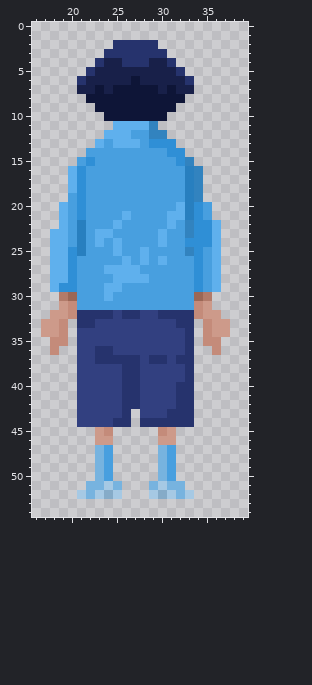
Edited in one commit: pixel-art sprite (5.png). That is the earlier state.
The file is 330x330 pixels, drawn in blocks of 6x6; one block is one cell here. Colours within 5 levels of each other are drawn and written as one. Shown: x 16..39, y 0..54.
After:
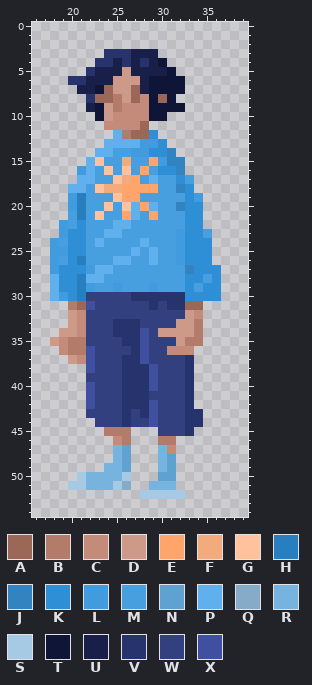
Palette (. is transparent): A #9b6756  B #b27b6a  C #c48b7a  D #cd9a8a  E #ffa46a  F #f1ab7d  G #ffc29c  H #287fbf  J #3283bf  K #2f8fd6  L #409bdf  M #489fdf  N #5fa1d1  P #5fb0ed  Q #85abc8  R #77b3df  S #a6c9e4  T #0e1537  U #182049  V #26336d  W #324080  X #3e509f
Diff:
@@ x 16..39 @@
  1 ........................
- 2 .........VVVVV..........
- 3 ........VVVVVVV.........
- 4 .......VUUVVVUUV........
- 5 ......VUUUUUUUUUV.......
- 6 .....VUUUUUTUUUUUV......
- 7 .....UUTUTTTTTUTUU......
- 8 ......TTTTTTTTTTT.......
- 9 .......TTTTTTTTT........
-10 ........TTTTTTT.........
-11 .........PPPPJ..........
-12 ........PPPMMJJ.........
-13 .......PMPPPMKKK........
-14 ......MMMMMMMMMKK.......
-15 .....MKMMMMMMMMMKJ......
-16 ....PKMMMMMMMMMMMHJ.....
-17 ....PKMMMMMMMMMMMHJ.....
-18 ....PKMMMMMMMMMMMHJ.....
-19 ....MKMMMMMMMMMMMHJ.....
-20 ...PMKMMMMMMMMMMPHKM....
-21 ...PMKMMMMPMMMMPPHKM....
-22 ...PMHMMMPMMMMMPMJKKP...
-23 ..PPMHMPPMMMMMPMMJKKP...
-24 ..PPMHMPMPMMMMPMMKKKP...
-25 ..PPKHMMMPMMPMMMMJKMP...
-26 ..PPKMMMMMPMPMPMMMKMP...
-27 ..PPKMMMPPPPMMMMMMKMP...
-28 ..PPKMMMMPPPPMMMMMKMP...
-29 ..PKKMMMPPMMMMMMMMKMP...
-30 ...BAMMMPMMMMMMMMMAB....
-31 ...DCMMMMMMMMMMMMMCD....
-32 ..DDCVVVVWVVWWVVVVCDD...
-33 .DDC.VVWWWWWWWWWVV.CDD..
-34 .DDC.WWWWWWWWWWWWV.CDD..
-35 ..CC.WWWWWWWWWWWWV.CC...
-36 ..C..WWVVWWWWWWWWV..C...
-37 .....WWVVVVVWVVWVV......
-38 .....WWWWWVVWWWWWV......
-39 .....WWWWWVVWWWWWV......
-40 .....WWWWWVVWWWWVV......
-41 .....WWWWWVVWWWWVV......
-42 .....WWWWWVVWWWWVV......
-43 .....WWWWWV.WWWVVV......
-44 .....WWWWVV.VVVVVV......
-45 .......DC.....CD........
-46 .......DD.....DD........
-47 .......RM.....RM........
-48 .......RM.....RM........
-49 .......RM.....RM........
-50 .......RM.....RM........
-51 ......RRSR...RSRR.......
-52 .....SRSQS...SQSRS......
+ 2 ........................
+ 3 ........VVVUUU..........
+ 4 .......VVUVUVUT.........
+ 5 ......VUUUDUUUUT........
+ 6 ....VVUUUDDDUTTTT.......
+ 7 .....UUTADDAUTTTT.......
+ 8 ......VAABDACTAT........
+ 9 ......UTDBCCCTTTT.......
+10 .......TDCCCCTT.........
+11 ........CCCCA...........
+12 .........PBAAK..........
+13 ........PPPPLLK.........
+14 .......PPMMLLKKJ........
+15 ......PGMMFMMELJJ.......
+16 .....LPMGMGMEMKKJ.......
+17 .....PPMMGFEMPMMKM......
+18 ....PPMGFFEEEEMMJK......
+19 ....LHMMMGEEMMMMMKL.....
+20 ....LHMMGMGPEPMMJKK.....
+21 ....MHMGMMEPMEMMMKK.....
+22 ...LMKMMMPPMMMMMMKK.....
+23 ...LKKMMPPMMMMMMLKKM....
+24 ..LMKKMPMMMMPMMMLKKK....
+25 ..LLKKMMMMMPMPMMLKKK....
+26 ..LMKHMMMPPMMPMMLKKK....
+27 ..LKKKLPPMMMMMMMMJKKK...
+28 ..PKKHPPMMMMMMMMMKKMK...
+29 ..PKKHLMMLMMMLMMMKMKK...
+30 ..PLKHWWWWWVVVVVVKKKK...
+31 ....BAXWWWWWWVWVVAA.....
+32 ....DCWWWWWWWWWWWDC.....
+33 ....DCWWWVVVWWWWDDB.....
+34 ...DDCWWWVVVXWDDDDB.....
+35 ..DCBBWWWWVVXWWWDBB.....
+36 ...CBBXWWWWVXWWCCC......
+37 ....DCXWWWVVXWWWWV......
+38 ......XWWWVVVXWWWV......
+39 ......WWWWVVVXWWWV......
+40 ......XWWWVVVXWWWV......
+41 ......XWWWVVVWWWWV......
+42 ......XWWWVVVXWWWV......
+43 ......WWWWVWVXWWWVV.....
+44 .......WWWVWWXWWWVV.....
+45 ........BBB...WWWV......
+46 .........CB...BB........
+47 .........RN...RC........
+48 .........RN...RN........
+49 ........RRN...RN........
+50 .....SRRRRS...NN........
+51 ....SSRRRSQ..RRR........
+52 ............SSSSS.......
 53 ........................
